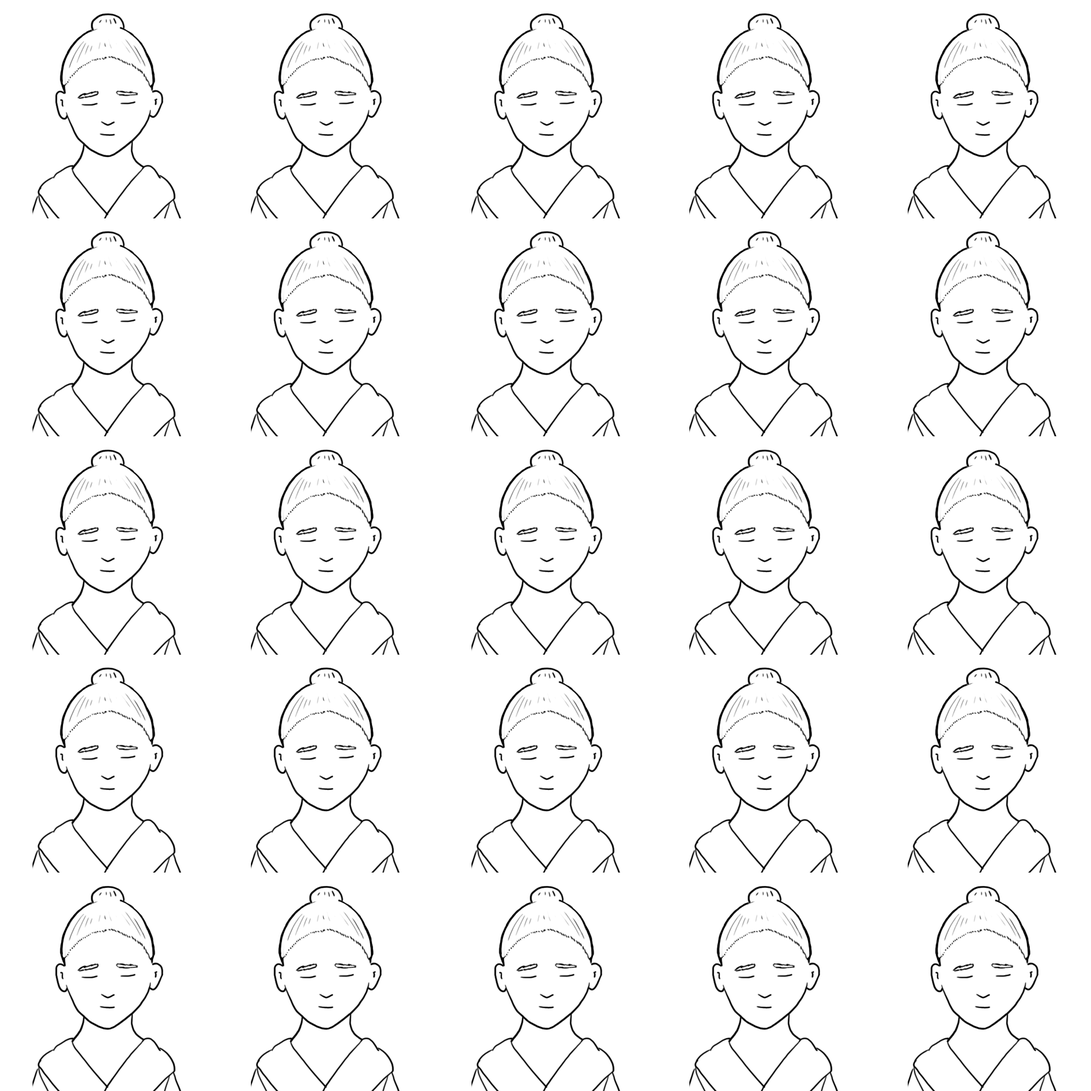
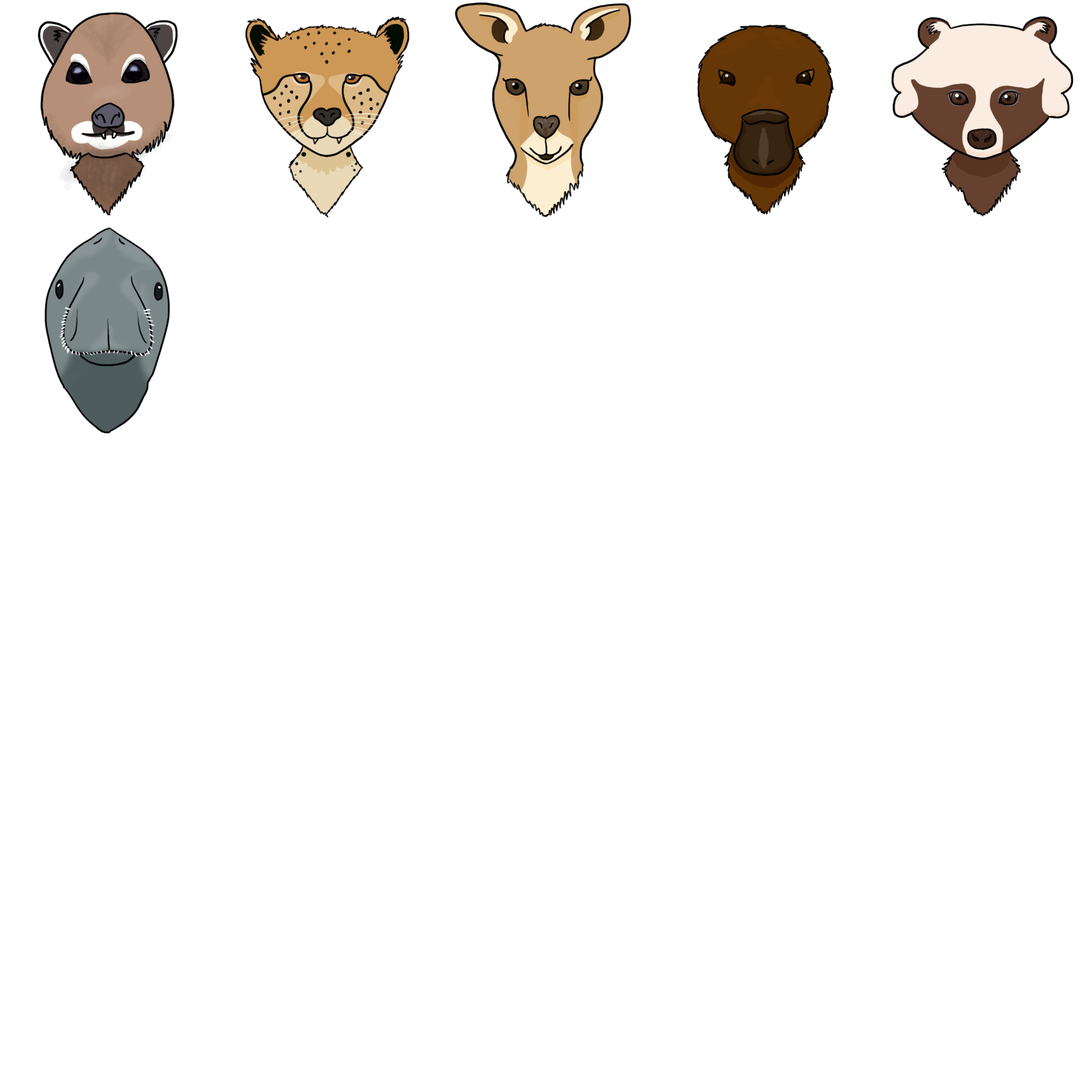
Layer changes from the first 1091px x 1091px image to the second:
added layer "gel" above "ink" over [59, 112, 398, 358]
added layer "ink" above "highlights" over [37, 2, 1075, 434]
added layer "highlights" (addition, 11%) above "shading" over [46, 13, 1019, 362]
added layer "shading" (multiply, 68%) above "paint" over [43, 10, 1071, 433]
added layer "paint" above "sketch" over [39, 3, 1073, 433]
renamed "Layer 1" to "template", hid it, painted on it over [32, 13, 1058, 1091]
